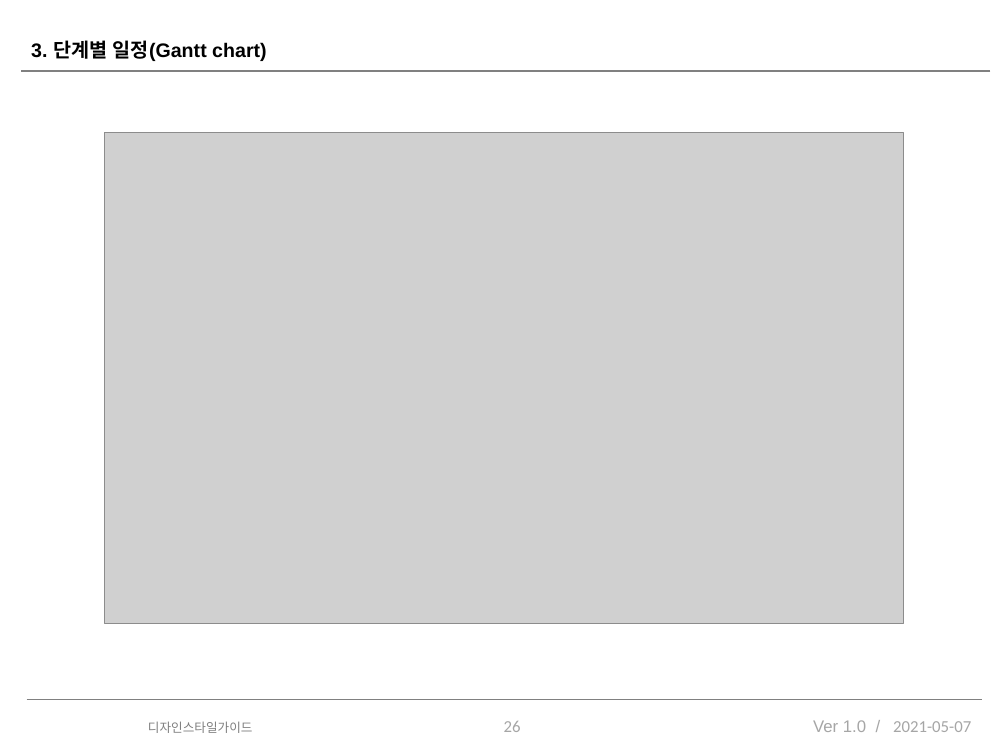
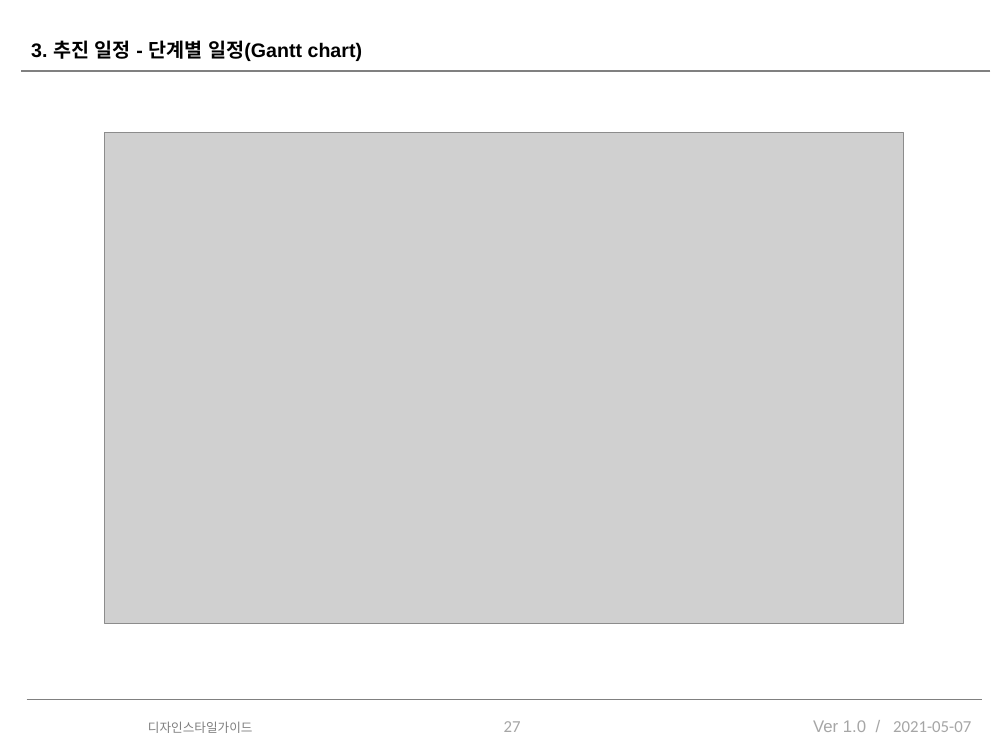
Before and after one commit to xasquatch/Deprecated-----documentX, a slide deck: slide 27 of src/main/webapp/WEB-INF/etc/Side Project.pptx (slide 26 before the commit). Drawn at 1008x756 pixels with LibreOffice and Linux fonts; fonts in the diff are those of the drawing; grey boxes stand for pictures; background and template pictures are left out. Boxes give left, top, right and bottom in pixels: in the first picture for what was removed or moved away, otherwise in the second. Text is boxed around its words. In the diff, an @@ line names an element or a change of style, - is before the commit and + after.

```diff
--- a/src/main/webapp/WEB-INF/etc/Side Project.pptx
+++ b/src/main/webapp/WEB-INF/etc/Side Project.pptx
@@ text at (31, 40, 363, 61): text changed @@
-3. 단계별 일정(Gantt chart)
+3. 추진 일정 - 단계별 일정(Gantt chart)
@@ page number at (504, 721, 521, 732): text changed @@
-26
+27
```
Also in this commit, not shown: 1 slide added.
